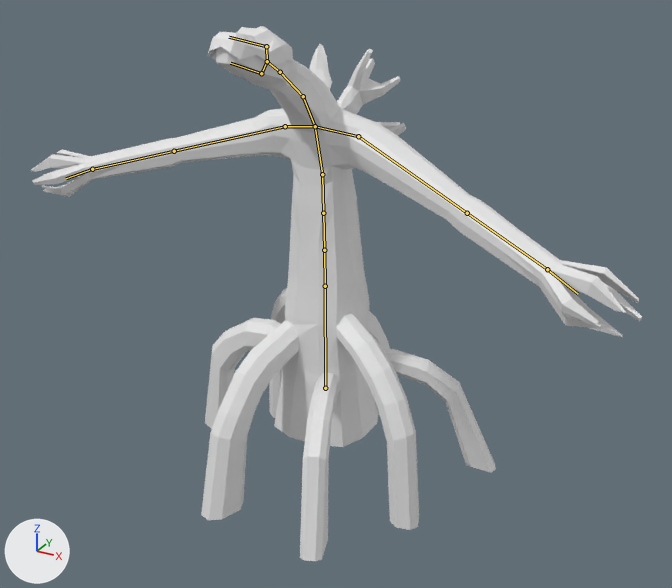
Two versions of the Blender file salemstalker/Assets/3D/charatermodel/coiledmutant.blend, one commit apart.
Camera for both pictures: a 50 mm lens placed at (12.67, -22.38, 15.16), pointed at (0.86, -0.91, 4.42). The lights are fixed; the arrows at lower left show +X, +Y and +Z. The picture after the commit comes second. The bones that change, and the others that lie on the model, are drawn over the model as lines.
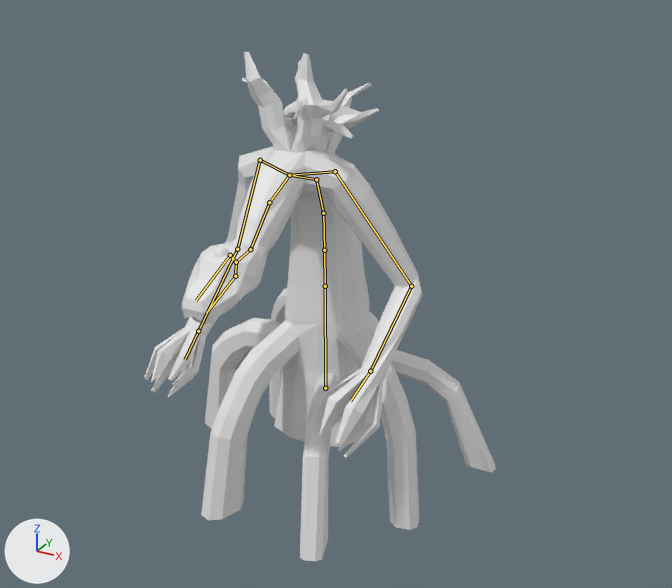
The newer file adds an action. The first version stands in its rest pose; the second is drawn at frame 0 of the action 'summan'.

Boxes [x1, y1, x2, y2] around the edits, measured in the pictures (672 x 588 px):
'Cube.001', posed (42% narrower): before [32, 27, 642, 561]; after [144, 52, 496, 561]
'Sphere', posed (mostly hidden before): before [257, 26, 267, 29]; after [214, 246, 229, 257]
bone 'Bone.002', root to tip: before (323, 213) to (322, 174); after (323, 213) to (316, 179)
bone 'Bone.003', root to tip: before (322, 174) to (315, 126); after (316, 179) to (289, 175)
bone 'Bone.008', root to tip: before (315, 126) to (303, 96); after (289, 175) to (269, 202)
bone 'Bone.010', root to tip: before (280, 72) to (267, 61); after (250, 249) to (236, 262)
bone 'Bone.007_l.001', root to tip: before (547, 269) to (578, 294); after (370, 371) to (350, 401)
bone 'Bone.007_r.001', root to tip: before (92, 169) to (66, 178); after (198, 331) to (185, 359)

What the commit changed:
Bone 'Bone.002' (bone_bone_002) turns from (0, 0, 0) to (17, 0, 0) degrees about its own x, y and z.
Bone 'Bone.003' (bone_bone_003) turns from (0, 0, 0) to (38, 0, 0) degrees about its own x, y and z.
Bone 'Bone.008' (bone_bone_008) turns from (0, 0, 0) to (27, 0, 0) degrees about its own x, y and z.
Bone 'Bone.010' (bone_bone_010) turns from (0, 0, 0) to (-42, 0, 0) degrees about its own x, y and z.
Bone 'Bone.007_l.001' (bone_bone_007_l_001) moves from (0.0, 0.0, 0.0) to (3.98, -2.38, 3.29).
Bone 'Bone.007_l.001' (bone_bone_007_l_001) turns from (0, 0, 0) to (88, 31, 18) degrees about its own x, y and z.
Bone 'Bone.007_r.001' (bone_bone_007_r_001) moves from (0.0, 0.0, 0.0) to (-4.41, -1.96, 3.46).
Bone 'Bone.007_r.001' (bone_bone_007_r_001) turns from (0, 0, 0) to (57, -12, 13) degrees about its own x, y and z.
